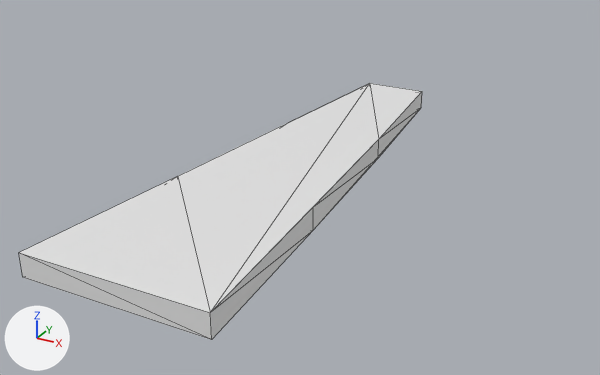
Two versions of the OBJ model sandbox/assets/generated/models/tall_grass__blade_3.obj, one commit apart.
One viewpoint serves both versions: a 50 mm lens placed at (1.55, -1.63, 1.34), pointed at (-0.17, 1.51, -0.22). The lights are fixed; the arrows at lower left show +X, +Y and +Z. The older version comes first. Mesh edges are drawn as thin lines. Where no turn or scale is listed for an object, it has been applied to the vertices.

Names of what the first picture shows: 'tall_grass__blade_3'.
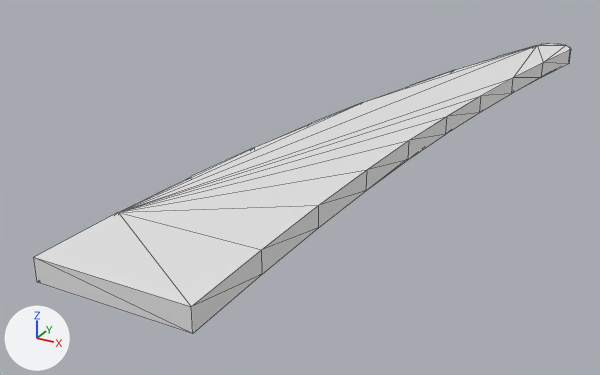
What changed in the scene script:
```text
Change me_tall_grass__blade_3:
    used by ob_tall_grass__blade_3; location = (0.0, 0.0, 0.0)
    remove me_tall_grass__blade_3.from_pydata(...)  # 16 vertices, 28 faces; spans x -0.37..0.37, y 0.0..2.26, z 0.0..0.09
    add me_tall_grass__blade_3.from_pydata(...)  # 50 vertices, 96 faces; spans x -0.3..0.6, y 0.0..3.6, z 0.0..0.09
    me_tall_grass__blade_3 part 1: the whole mesh is rebuilt
```

Boxes [x1, y1, x2, y2] around the edits, measured in the pictures (600 x 375 px):
'tall_grass__blade_3', reshaped (33% wider, 13% taller): before [19, 83, 422, 340]; after [34, 43, 571, 333]
